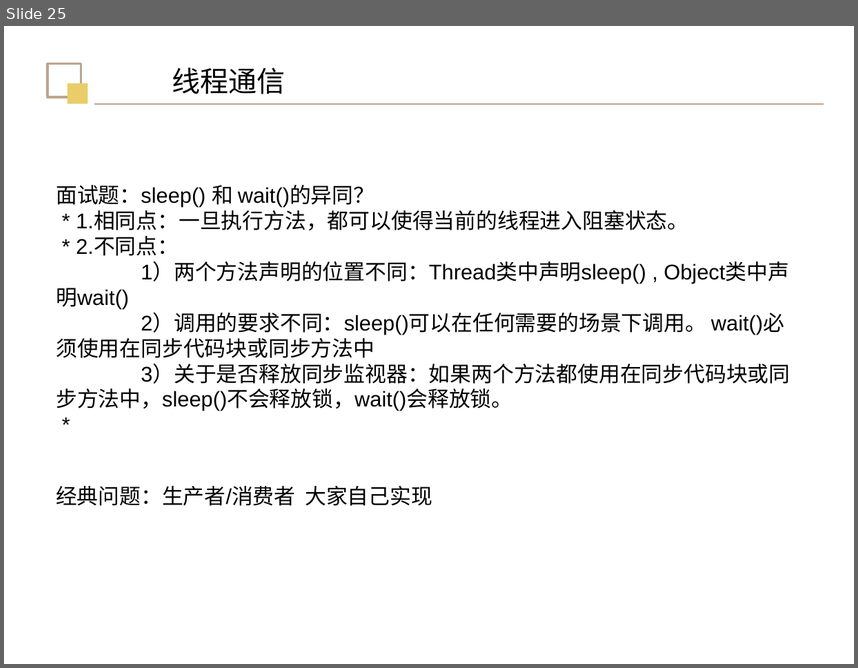
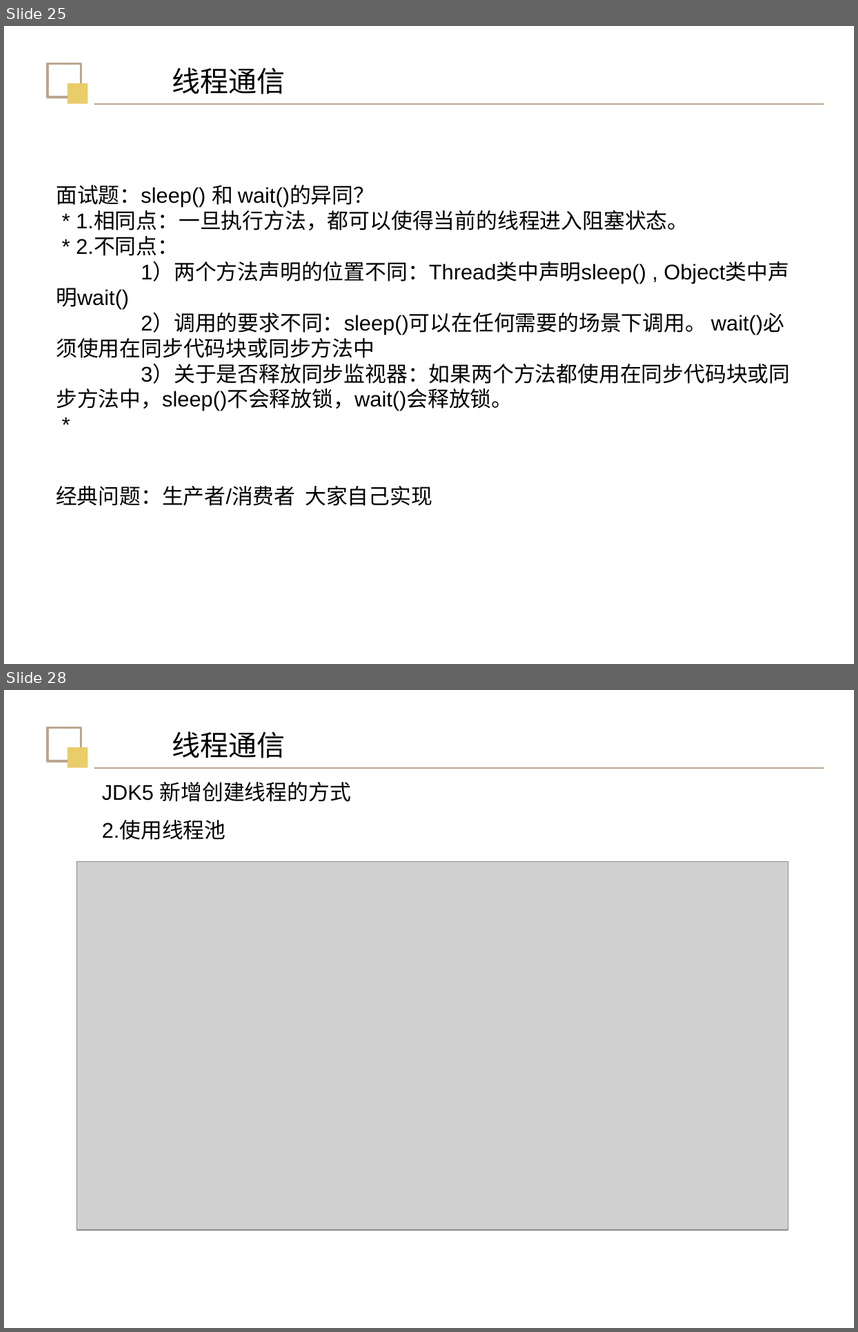
Before and after one commit to Yao-gh/MyNotes, a slide deck: JavaSE/多线程/多线程.pptx. Shown one above the other, each under a label of ours: slide 25 before the commit, slides 25 and 28 after it; the slides between them are not shown. The pictures are 858x668 and 858x1332 pixels, drawn with LibreOffice and Linux fonts; fonts in the diff are those of the drawing; grey boxes stand for pictures. Boxes give left, top, right and bottom in pixels: in the first picture for what was removed or moved away, otherwise in the second. Text is boxed around its words. In the diff, an @@ line names an element or a change of style, - is before the commit and + after.

```diff
--- a/JavaSE/多线程/多线程.pptx
+++ b/JavaSE/多线程/多线程.pptx
@@ slide 28 added at (x1=4, y1=690, x2=854, y2=1328), background #FFFFFF @@
@@ rectangle added at (x1=47, y1=727, x2=81, y2=760), outline #BBA68E 2 pt @@
@@ rectangle added at (x1=67, y1=748, x2=87, y2=768), fill #E9CD69 @@
@@ text added at (x1=172, y1=731, x2=285, y2=758), 24 pt, text #000000 @@
+线程通信
@@ line added from (94, 767) to (824, 767), #BBA68E 1.25 pt @@
@@ text added at (x1=102, y1=782, x2=351, y2=840), 18 pt, text #000000 @@
+JDK5 新增创建线程的方式
+2.使用线程池
@@ picture added at (x1=77, y1=862, x2=789, y2=1230) @@
```
Also in this commit, not shown: 3 slides changed, 1 other slide added, 3 other files.
